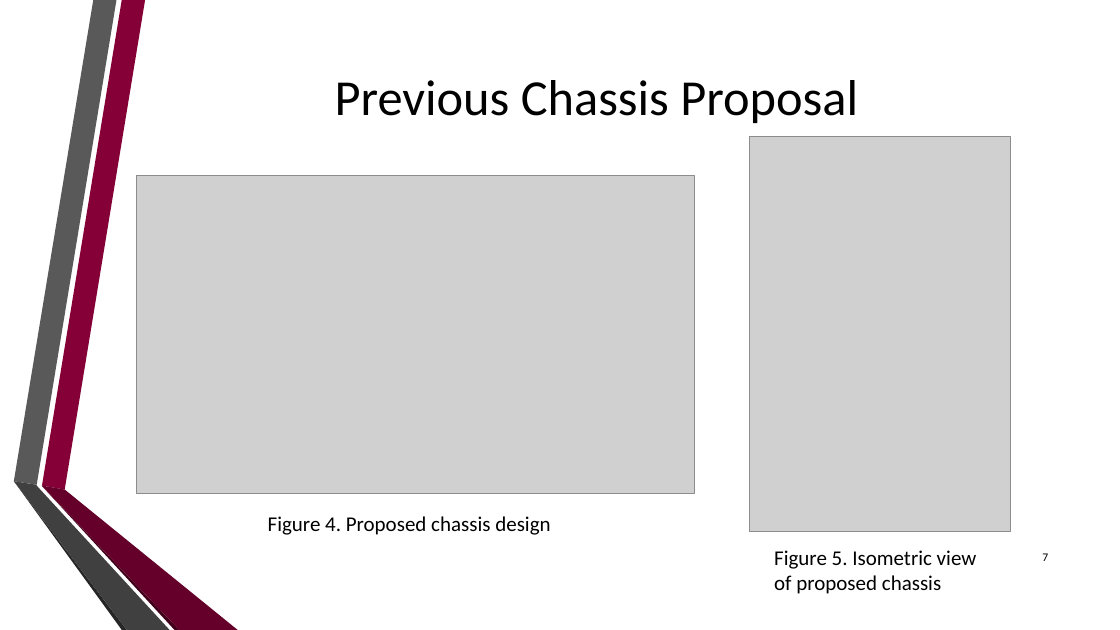
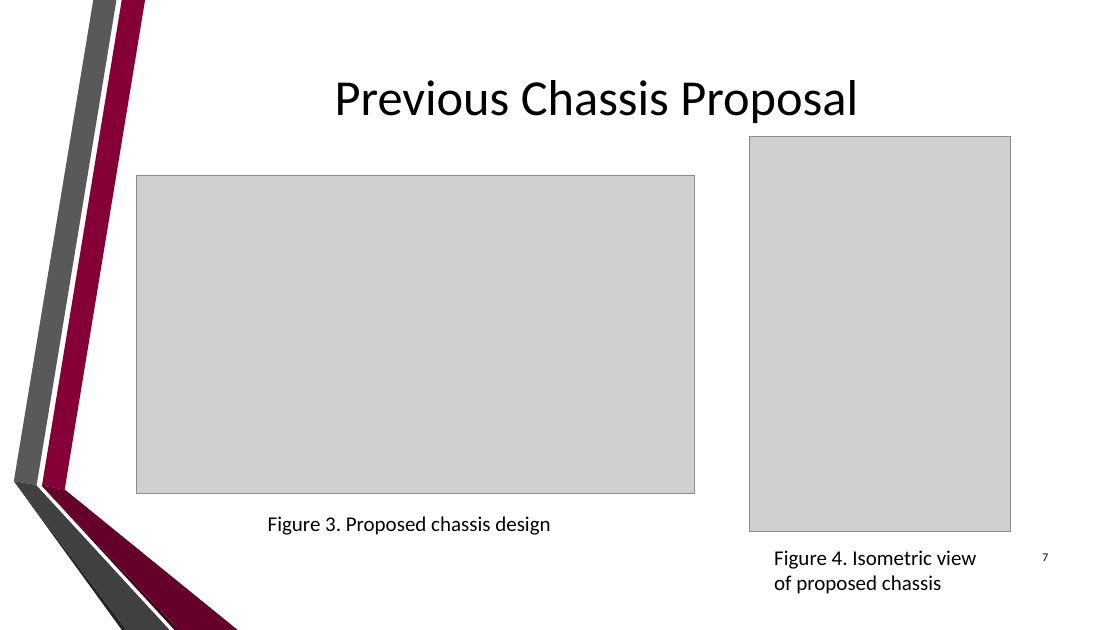
Before and after one commit to dan-olsen/SeniorDesign, a slide deck: slide 7 of Presentations/DesignPres/DesignPres-75.pptx. Drawn at 1120x630 pixels with LibreOffice and Linux fonts; fonts in the diff are those of the drawing; grey boxes stand for pictures; background and template pictures are left out. Boxes give left, top, right and bottom in pixels: in the first picture for what was removed or moved away, otherwise in the second. Text is boxed around its words. In the diff, an @@ line names an element or a change of style, - is before the commit and + after.

Commit message:
Fix Figure Numbers

```diff
--- a/Presentations/DesignPres/DesignPres-75.pptx
+++ b/Presentations/DesignPres/DesignPres-75.pptx
@@ text at [268, 516, 550, 535]: text changed @@
-Figure 4. Proposed chassis design
+Figure 3. Proposed chassis design
@@ text at [774, 550, 977, 569]: text changed @@
-Figure 5. Isometric view
+Figure 4. Isometric view
```
Also in this commit, not shown: 6 other slides changed.
